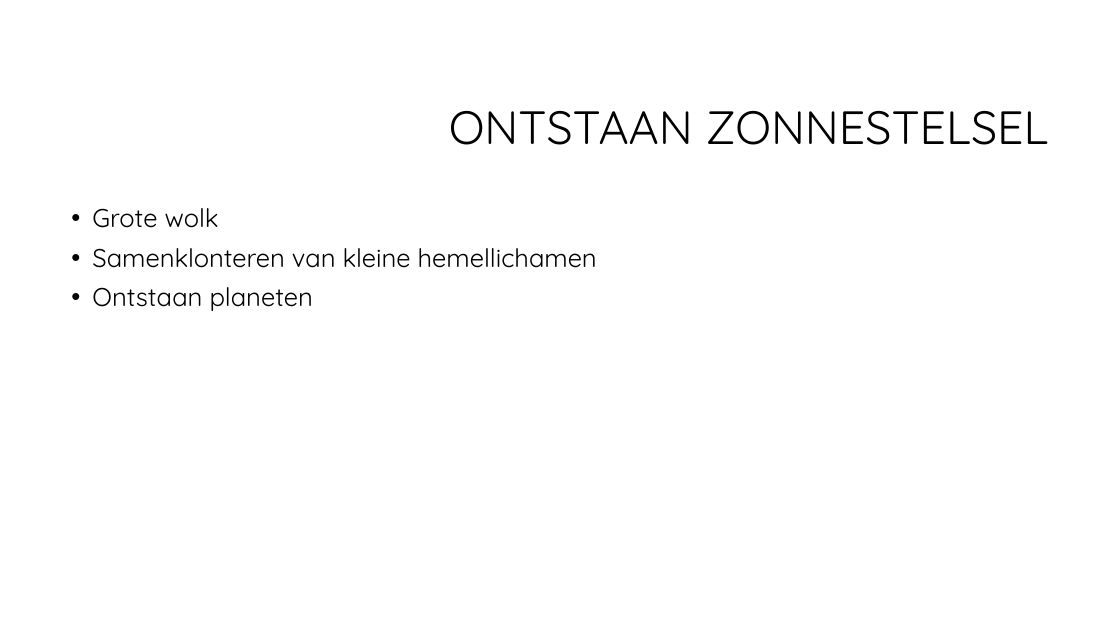
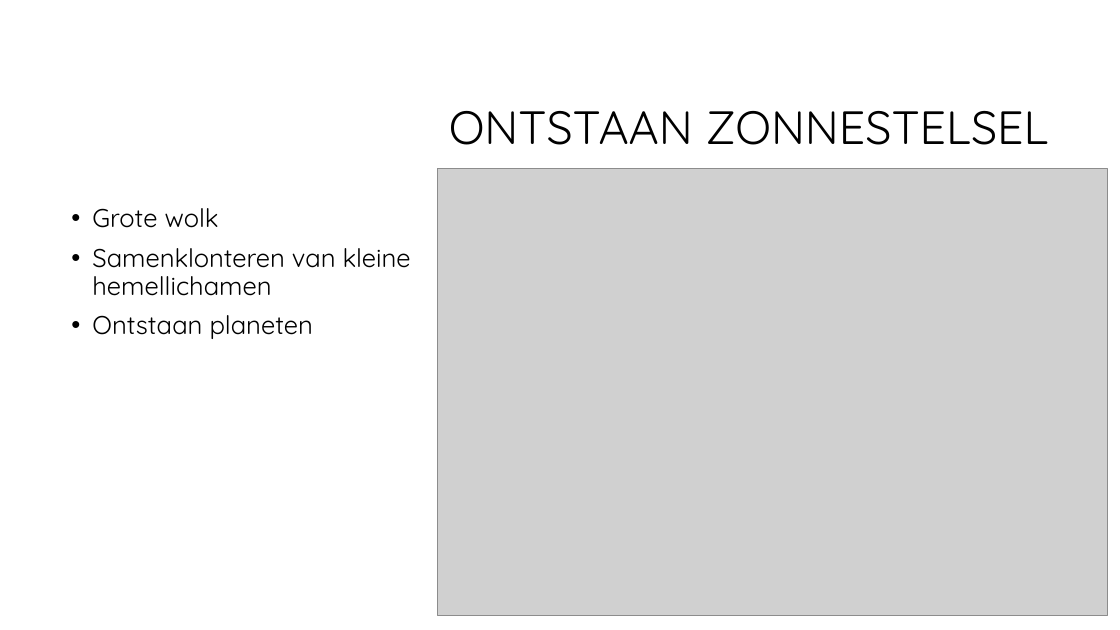
Before and after one commit to CBarendrecht/mod2b, a slide deck: slide 2 of Presentatie/Presentatie.pptx. Drawn at 1120x630 pixels with LibreOffice and Linux fonts; fonts in the diff are those of the drawing; grey boxes stand for pictures; background and template pictures are left out. Boxes give left, top, right and bottom in pixels: in the first picture for what was removed or moved away, otherwise in the second. Text is boxed around its words. In the diff, an @@ line names an element or a change of style, - is before the commit and + after.

Commit message:
ppt veranderd

```diff
--- a/Presentatie/Presentatie.pptx
+++ b/Presentatie/Presentatie.pptx
@@ picture added at [438, 169, 1107, 615] @@
@@ text "Grote wolk" rewrapped from [92, 208, 597, 311] to [92, 208, 411, 339] @@
```
